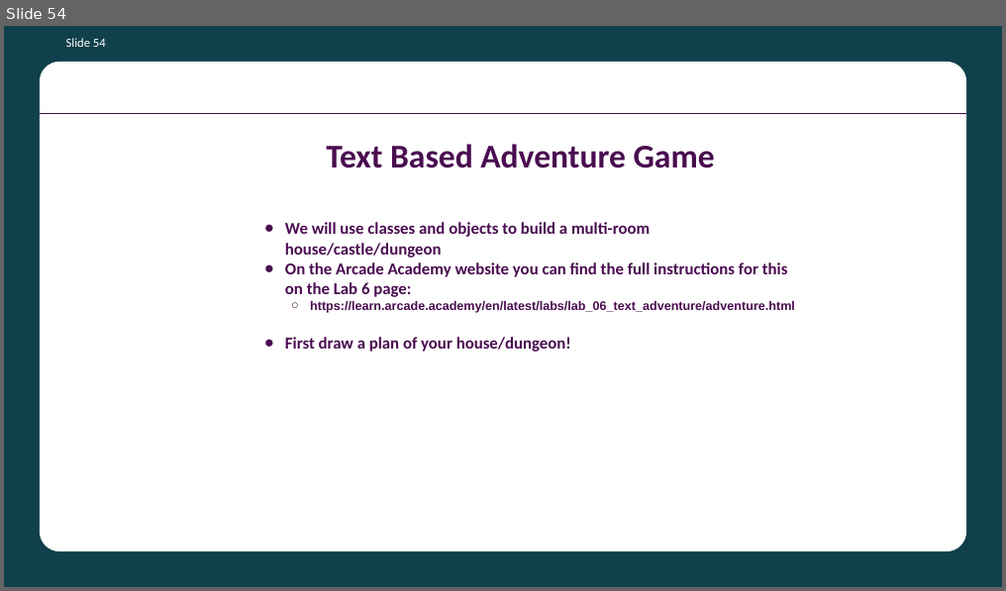
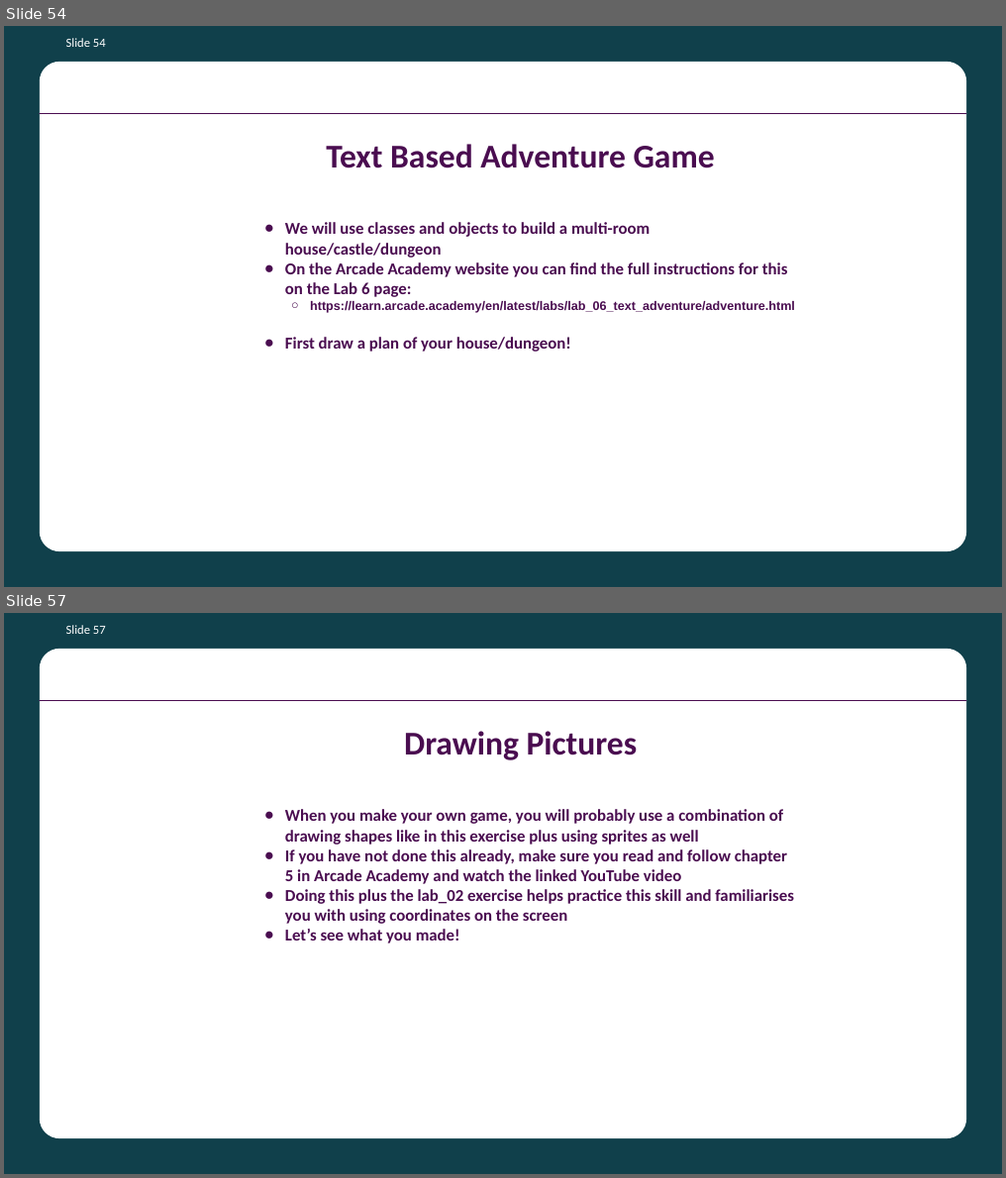
Before and after one commit to batecsw/OOP_class_work, a slide deck: Python OOP Course Presentation.pptx. Shown one above the other, each under a label of ours: slide 54 before the commit, slides 54 and 57 after it; the slides between them are not shown. The pictures are 1006x591 and 1006x1178 pixels, drawn with LibreOffice and Linux fonts; fonts in the diff are those of the drawing; background and template pictures are left out. Boxes give left, top, right and bottom in pixels: in the first picture for what was removed or moved away, otherwise in the second. Text is boxed around its words. In the diff, an @@ line names an element or a change of style, - is before the commit and + after.

```diff
--- a/Python OOP Course Presentation.pptx
+++ b/Python OOP Course Presentation.pptx
@@ slide 57 added at (4, 613, 1002, 1174), background #10404B; not listed: 2 template elements that a slide beside it also shows @@
@@ page number added at (66, 625, 106, 634), 18 pt, text #FFFFFF @@
+Slide 57
@@ title added at (404, 731, 638, 761), 48 pt, text #4A0D50, bold @@
+Drawing Pictures
@@ title added at (285, 809, 794, 944), 24 pt, text #4A0D50, bold @@
+● When you make your own game, you will probably use a combination of drawing shapes like in this exercise plus using sprites as well
+● If you have not done this already, make sure you read and follow chapter 5 in Arcade Academy and watch the linked YouTube video
+● Doing this plus the lab_02 exercise helps practice this skill and familiarises you with using coordinates on the screen
+● Let’s see what you made!
```
Also in this commit, not shown: 10 other slides added, 2 other files.
